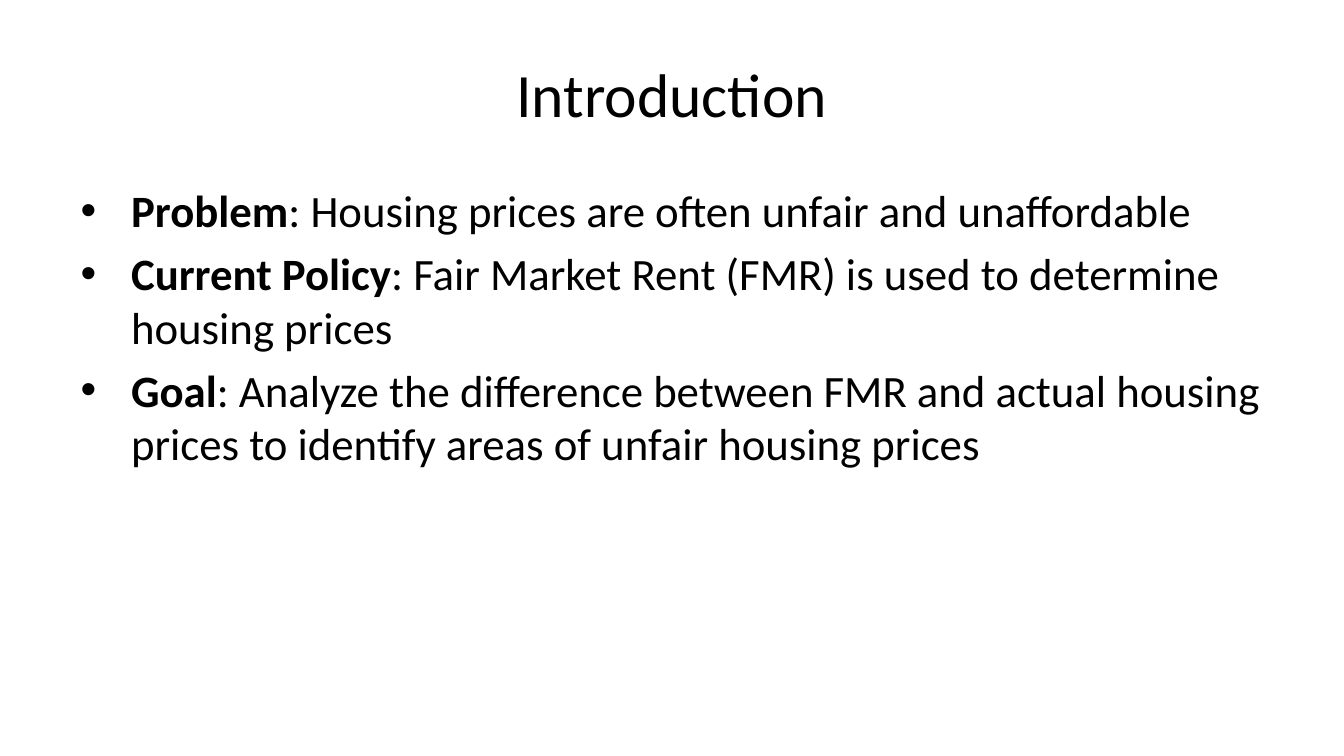
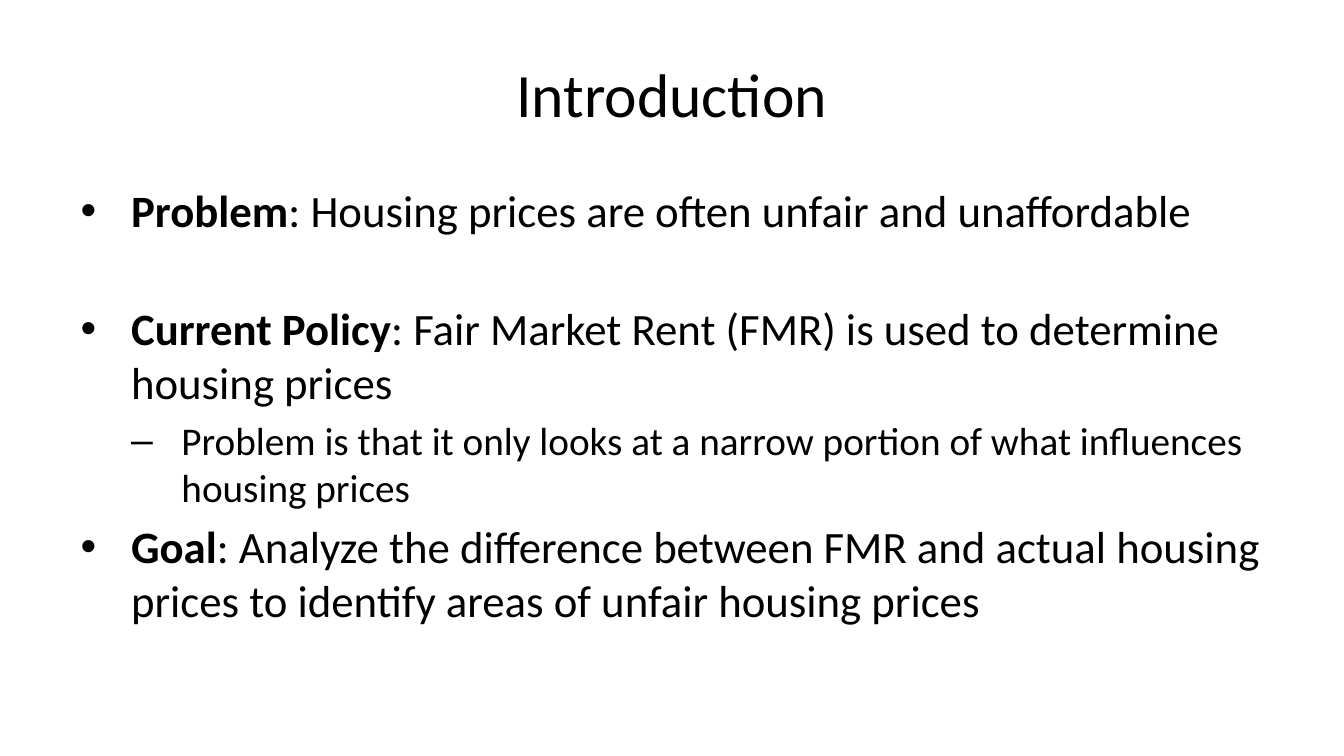
Before and after one commit to dylpickle123780/STAT489_Research_Project, a slide deck: slide 2 of presentation/final-presentation.pptx. Drawn at 1344x756 pixels with LibreOffice and Linux fonts; fonts in the diff are those of the drawing. Boxes give left, top, right and bottom in pixels: in the first picture for what was removed or moved away, otherwise in the second. Text is boxed around its words. In the diff, an @@ line names an element or a change of style, - is before the commit and + after.

```diff
--- a/presentation/final-presentation.pptx
+++ b/presentation/final-presentation.pptx
@@ text at (x1=181, y1=427, x2=1242, y2=509): paragraph added @@
+  – Problem is that it only looks at a narrow portion of what influences housing prices
```
Also in this commit, not shown: 3 other slides changed, 1 other file.
